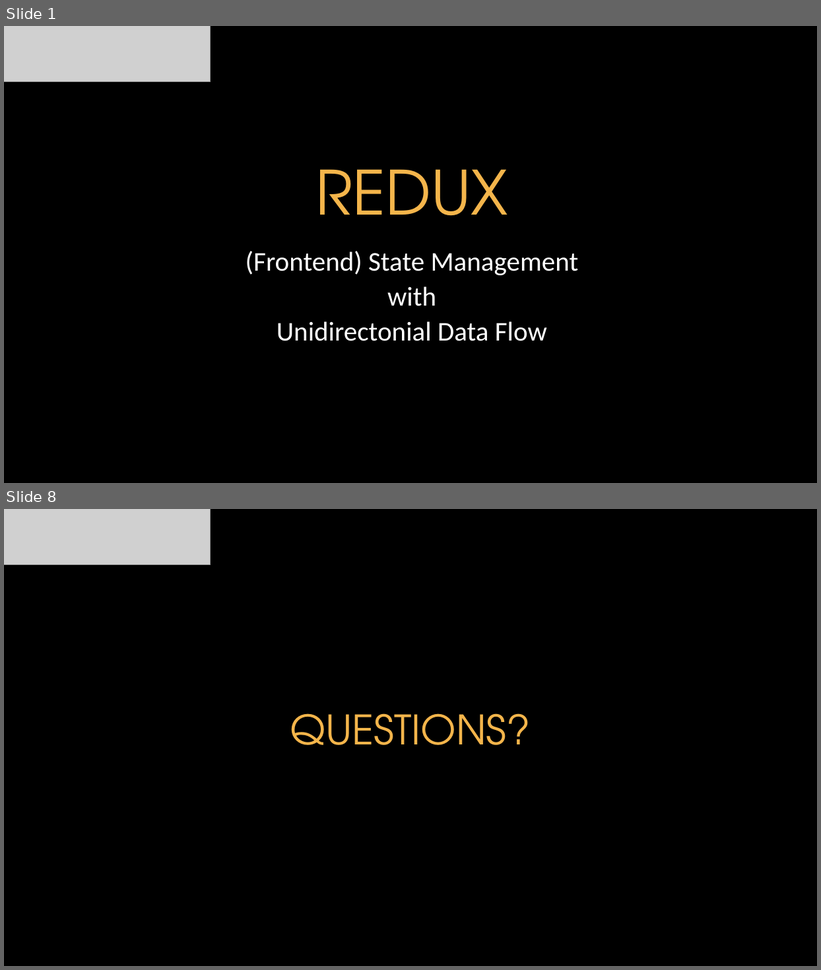
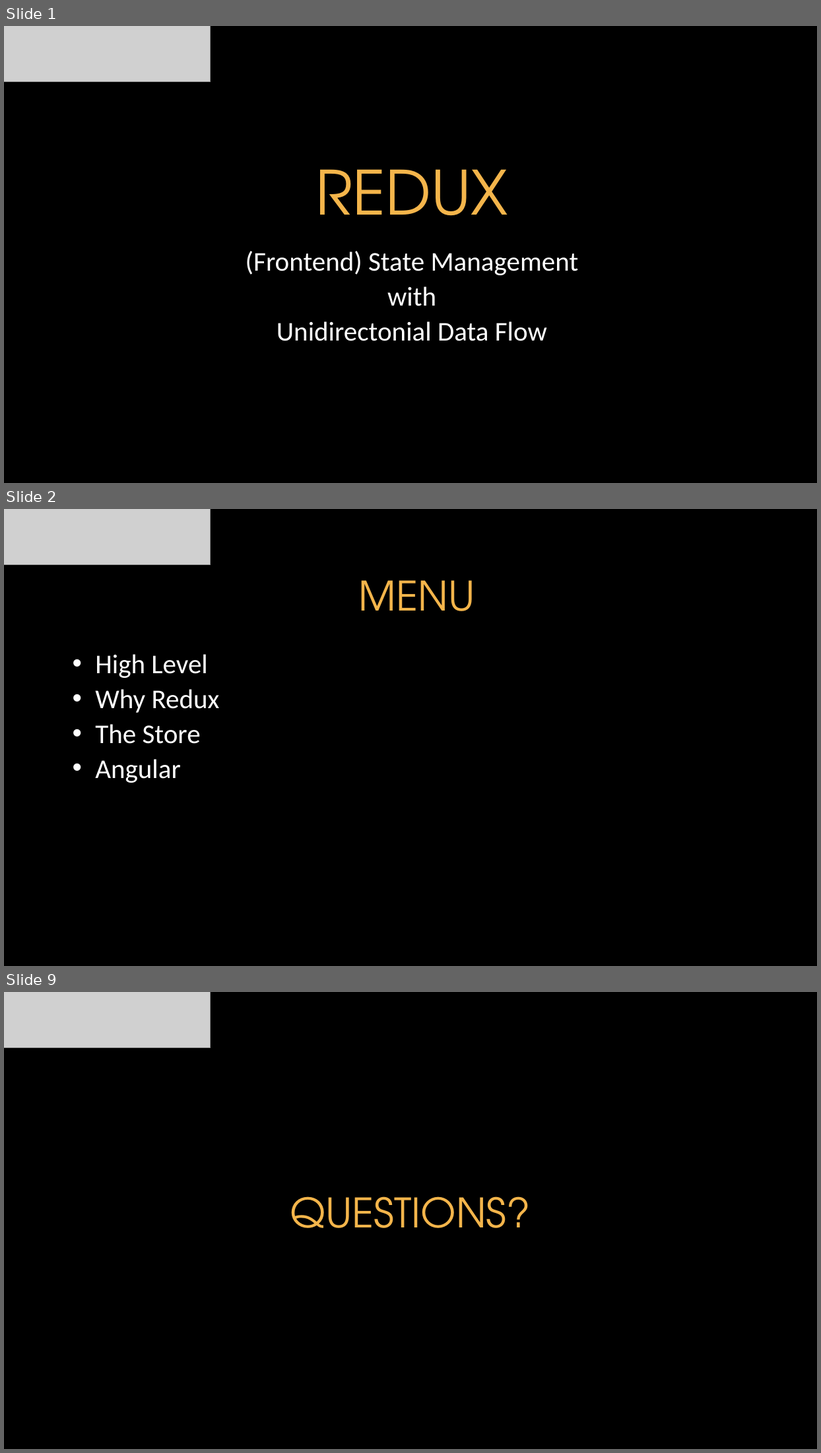
Before and after one commit to itenium-be/Redux, a slide deck: Redux.pptx. Shown one above the other, each under a label of ours: slides 1 and 8 before the commit, slides 1, 2 and 9 after it; the slides between them are not shown. The pictures are 821x970 and 821x1453 pixels, drawn with LibreOffice and Linux fonts; fonts in the diff are those of the drawing; grey boxes stand for pictures; background and template pictures are left out. Boxes give left, top, right and bottom in pixels: in the first picture for what was removed or moved away, otherwise in the second. Text is boxed around its words. In the diff, an @@ line names an element or a change of style, - is before the commit and + after.

```diff
--- a/Redux.pptx
+++ b/Redux.pptx
@@ slide 2 added at <box>4,509,817,966</box>, background picture (left out) @@
@@ picture added at <box>4,509,210,565</box> @@
@@ title added at <box>359,580,475,611</box>, 48 pt, text #F4B54B @@
+MENU
@@ text added at <box>95,654,220,783</box>, 32 pt, text #FFFFFF @@
+• High Level
+• Why Redux
+• The Store
+• Angular
@@ what was slide 8 is now slide 9 @@
```
Also in this commit, not shown: 3 slides changed, 5 other slides added, 4 slides removed.
